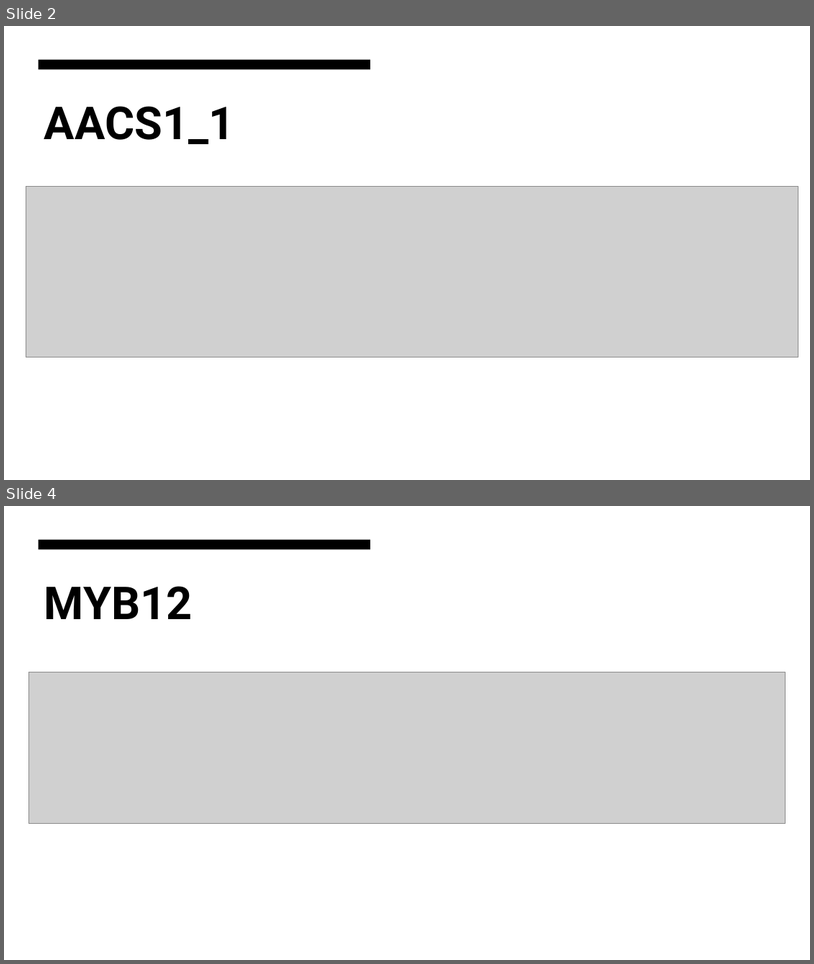
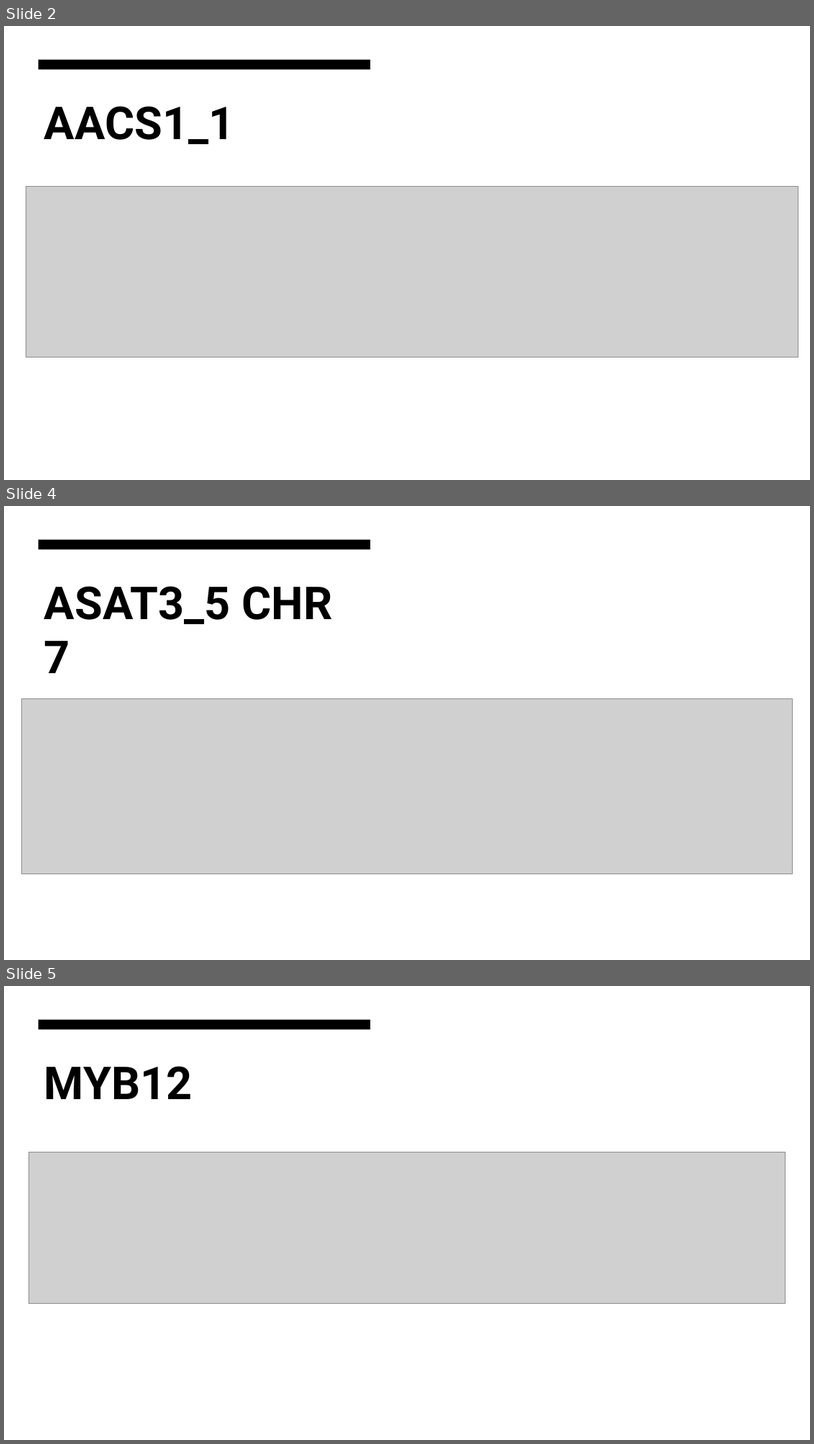
Before and after one commit to gsierrar/primer_design, a slide deck: Primer design.pptx. Shown one above the other, each under a label of ours: slides 2 and 4 before the commit, slides 2, 4 and 5 after it; the slides between them are not shown. The pictures are 814x964 and 814x1444 pixels, drawn with LibreOffice and Linux fonts; fonts in the diff are those of the drawing; grey boxes stand for pictures. Boxes give left, top, right and bottom in pixels: in the first picture for what was removed or moved away, otherwise in the second. Text is boxed around its words. In the diff, an @@ line names an element or a change of style, - is before the commit and + after.

Commit message:
Aligments and more primers
Aligments for ASAT3 chr 11 and Chr 7, and upload of primer sequences for Chr 7 ASAT3

```diff
--- a/Primer design.pptx
+++ b/Primer design.pptx
@@ slide 4 added at (x1=4, y1=506, x2=810, y2=960), background #FFFFFF; not listed: 1 template element that a slide beside it also shows @@
@@ title added at (x1=44, y1=586, x2=333, y2=673), 54 pt, text #000000, bold @@
+ASAT3_5 CHR 7
@@ picture added at (x1=21, y1=699, x2=793, y2=874) @@
@@ what was slide 4 is now slide 5 @@
```
Also in this commit, not shown: 1 slide changed, 4 other files.
